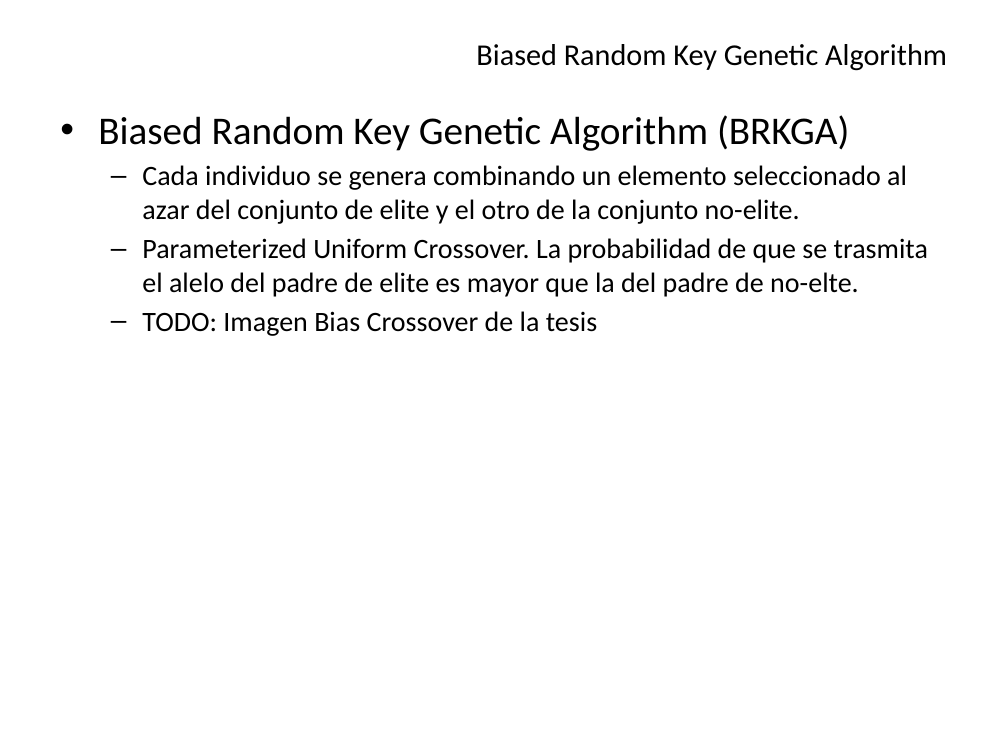
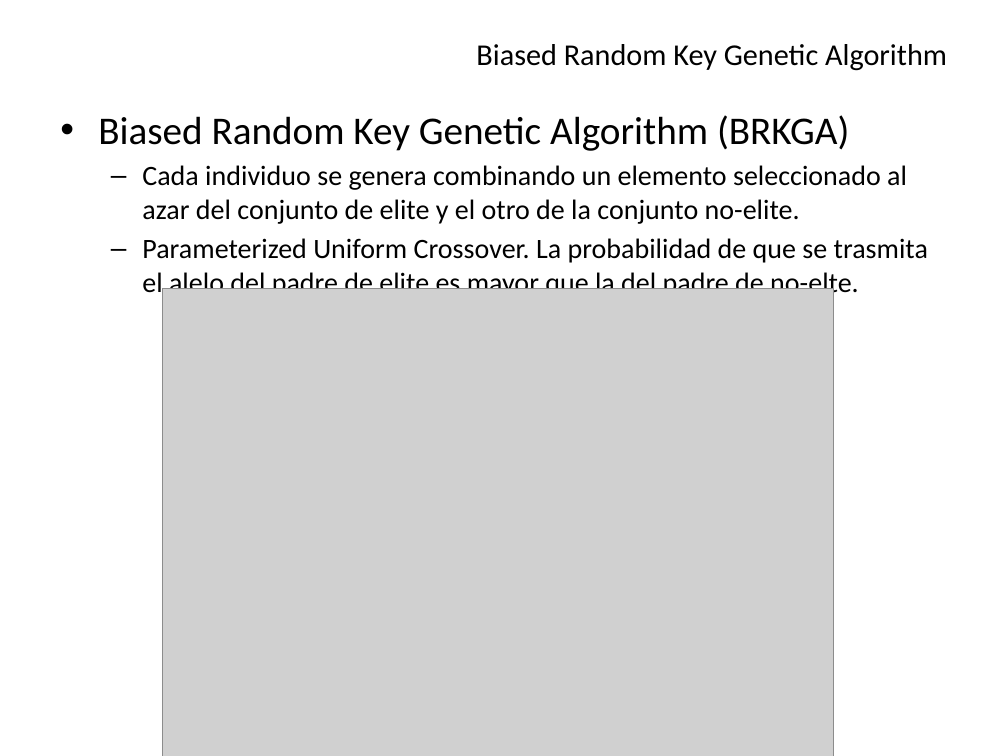
Before and after one commit to Aleitox/TopBrkga, a slide deck: slide 8 of TesisPaper/Defensa/Biased Random Key Genetic Algorithm.pptx. Drawn at 1008x756 pixels with LibreOffice and Linux fonts; fonts in the diff are those of the drawing; grey boxes stand for pictures. Boxes give left, top, right and bottom in pixels: in the first picture for what was removed or moved away, otherwise in the second. Text is boxed around its words. In the diff, an @@ line names an element or a change of style, - is before the commit and + after.

```diff
--- a/TesisPaper/Defensa/Biased Random Key Genetic Algorithm.pptx
+++ b/TesisPaper/Defensa/Biased Random Key Genetic Algorithm.pptx
@@ picture added at [162,288,834,756] @@
@@ text at [142,311,597,336]: paragraph removed @@
-  – TODO: Imagen Bias Crossover de la tesis
```
Also in this commit, not shown: 6 other slides changed, 2 slides added, 1 slide removed, 1 other file.
